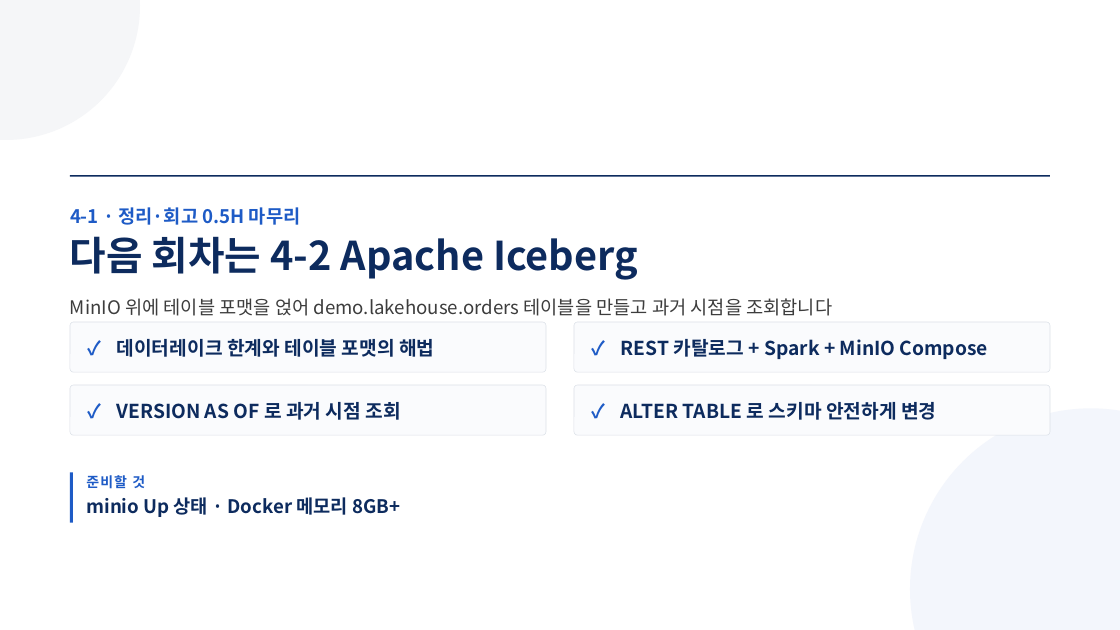
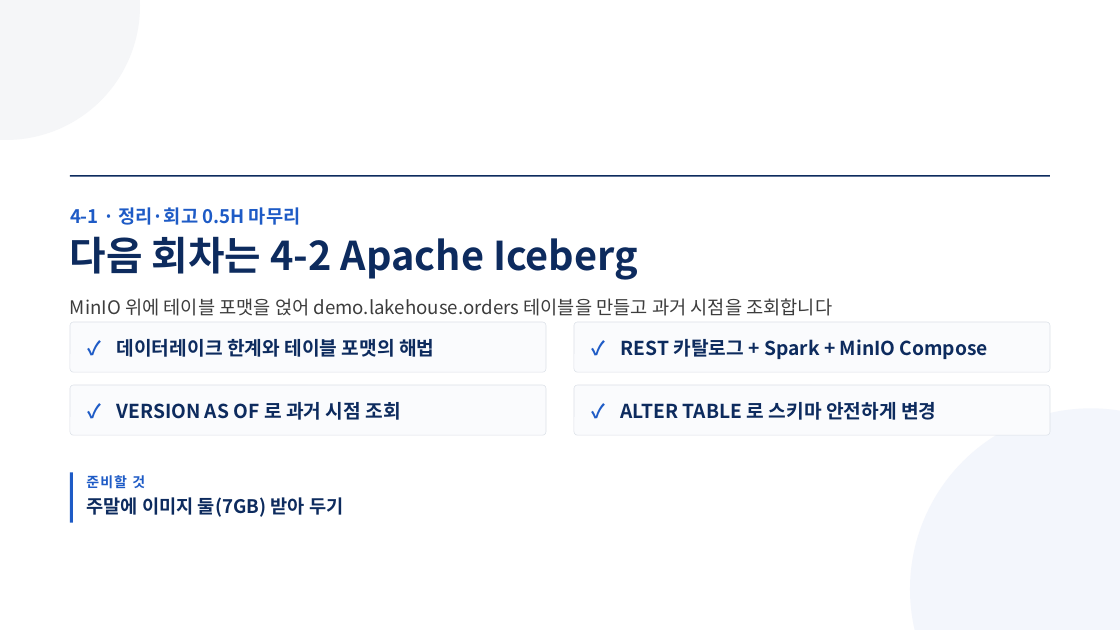
Before and after one commit to aebonlee/materials, a slide deck: slide 9 of data-eng/decks/w4d1s4.pptx. Drawn at 1120x630 pixels with LibreOffice and Linux fonts; fonts in the diff are those of the drawing. Boxes give left, top, right and bottom in pixels: in the first picture for what was removed or moved away, otherwise in the second. Text is boxed around its words. In the diff, an @@ line names an element or a change of style, - is before the commit and + after.

Commit message:
data-eng 4-1 정리 덱 — 주말 과제(4-2 이미지 미리 받기)

```diff
--- a/data-eng/decks/w4d1s4.pptx
+++ b/data-eng/decks/w4d1s4.pptx
@@ text at (86,497,343,517): text changed @@
-minio Up 상태 · Docker 메모리 8GB+
+주말에 이미지 둘(7GB) 받아 두기
```
Also in this commit, not shown: 1 other slide changed, 3 other files.
